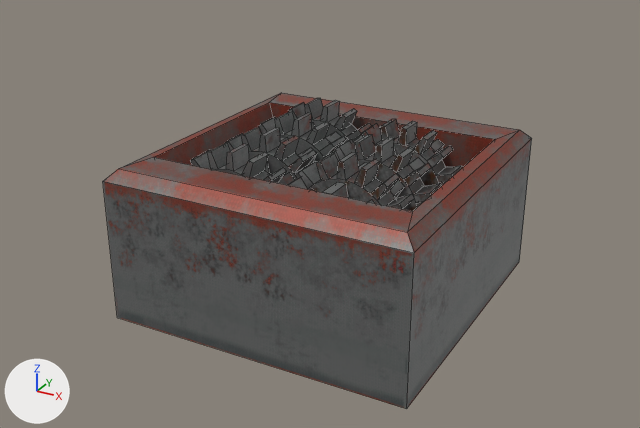
The Blender file models/blend/Crusher.blend: old version first, new version second.
Both versions are drawn from a 50 mm lens placed at (4.98, -9.36, 4.73), pointed at (0.0, -0.3, 0.21). Every picture has the same lights, and +X, +Y and +Z are marked at lower left. The picture after the commit comes second. Mesh edges are drawn as thin lines.
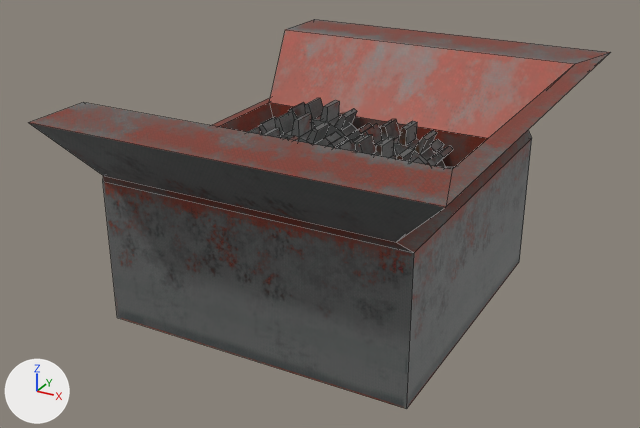
Pixel boxes [x1, y1, x2, y2] of what changed, in the pictures (640 x 428 px):
'Cube.001', reshaped (36% wider, 23% taller)
    before: [103, 93, 532, 409]
    after: [29, 19, 611, 409]
part 1 of me_cube_001, built on
    before: [104, 93, 532, 253]
    after: [29, 19, 611, 253]
'Cylinder.007', unchanged, covered by the edit
    before: [289, 119, 462, 211]
    after: [337, 119, 456, 169]

The edits, one by one:
me_cube_001 is used by ob_cube_001; location (0.0, 0.0, 0.0).
me_cube_001 had 20 vertices, 17 faces and spanned x -2.0..2.0, y -2.0..2.0, z -1.0..1.0.
me_cube_001 now has 28 vertices, 25 faces and spans x -2.0..2.68, y -3.06..3.07, z -1.0..1.89.
Part 1, on me_cube_001:
3 faces are deleted.
4 vertices move from x -1.86..1.86, y -1.86..1.86, z 1.0 to x -1.86..1.86, y -2.13..2.13, z 1.0.
8 vertices are added at x -1.96..2.68, y -3.06..3.07, z 1.89.
11 new faces join them.
